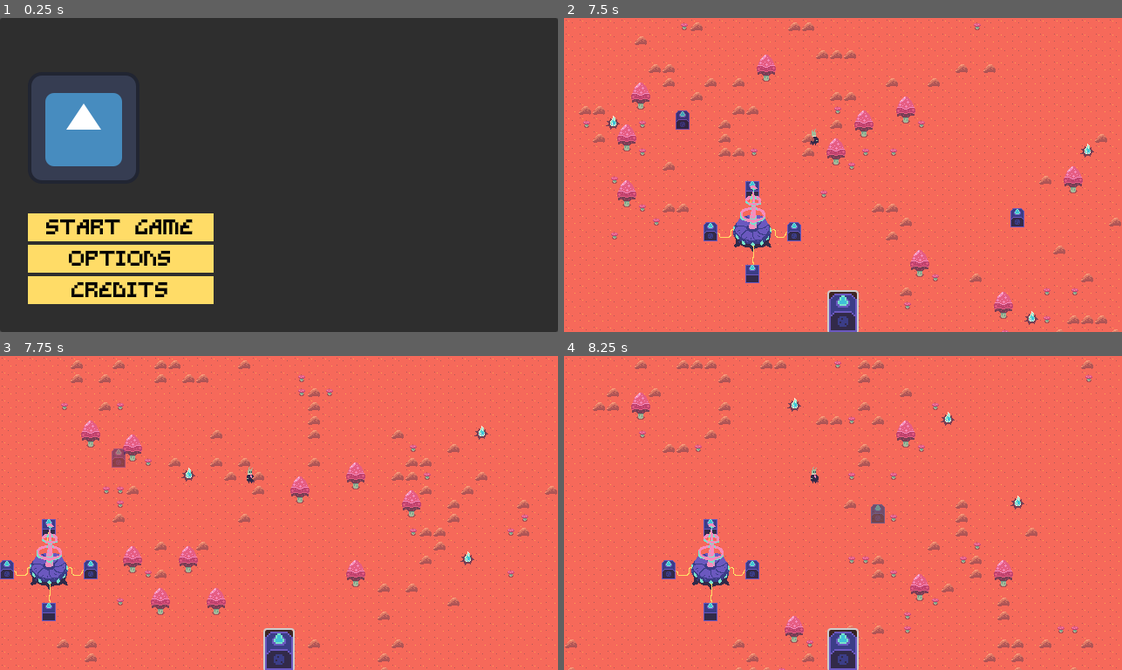
Above: before the commit, frames 1-4 (two rows, left to right).
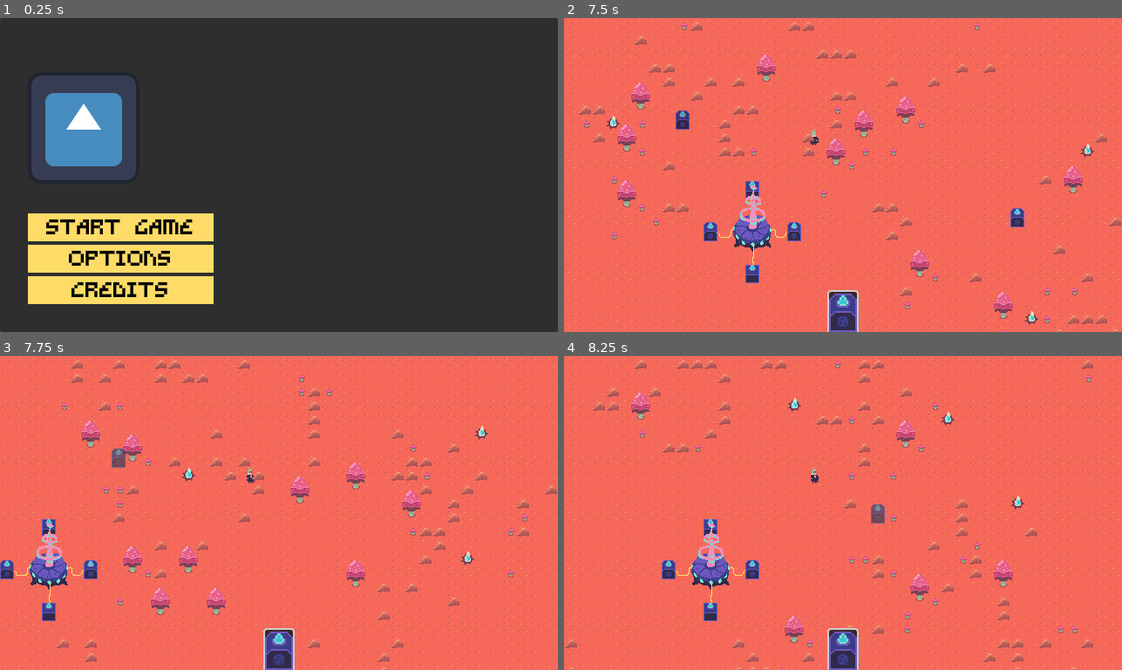
Above: after the commit, the same moments.

Repository: themoonforge/nebula-fm
Game: Godot game, scene res://scenes/ui/main_menu.tscn
The game is run twice, just before and just after one commit, with the same random seed, the same clock (stepped at 60 frames per second) and the same inputs. The engine's default icon, where the game draws it, is replaced by a stand-in: a white triangle on a blue panel in a dark square.
Inputs (mouse positions are in pixels of both pictures, inside the frame that each line leads up to):
- Up to frame 1 (0.25 s): no input
- Up to frame 2 (7.5 s): click "Start game" at 0.5 s; move the mouse to (965, 159) at 1.27 s; tap R (generate) at 1.35, 2.3, 2.85, 3.8, 6.6 s; click (965, 159) at 1.55 s; tap Enter at 2, 6.5 s; move the mouse to (731, 190) at 2.02 s; click (731, 190) at 2.1 s; tap Space at 2.75, 7.25 s; move the mouse to (898, 105) at 2.77 s; click (898, 105) at 3.05 s; move the mouse to (815, 237) at 3.52 s; click (815, 237) at 3.6 s; click "C Transformer" at 4.25 s; click "C Transformer" at 5 s; click "C Transformer" at 5.75 s; move the mouse to (1010, 222) at 6.52 s; click (1010, 222) at 6.8 s; move the mouse to (675, 127) at 7.27 s; click (675, 127) at 7.35 s
- Up to frame 3 (7.75 s): tap R (generate) at 7.55 s
- Up to frame 4 (8.25 s): tap Enter at 8 s; move the mouse to (870, 513) at 8.02 s; tap R (generate) at 8.1 s

Frames 1-2 are identical in both runs. In frame 3, 0.1% of the frame differs, in the area x 20-23%, y 29-36%; in frame 4, nothing differs.

Commit message:
add temporary checks during map gen, fix ysort for tiles

Diff:
--- a/scenes/note_source/note_source.tscn
+++ b/scenes/note_source/note_source.tscn
@@ -4,9 +4,11 @@
 [ext_resource type="TileSet" uid="uid://cbb4sityyi4us" path="res://tileset/tileset.tres" id="2_0rh23"]
 
 [node name="NoteSource" type="Node2D"]
+y_sort_enabled = true
 script = ExtResource("1_bd72m")
 
 [node name="Tiles" type="TileMapLayer" parent="."]
 unique_name_in_owner = true
+y_sort_enabled = true
 tile_map_data = PackedByteArray(0, 0, 0, 0, 0, 0, 2, 0, 8, 0, 9, 0, 0, 0)
 tile_set = ExtResource("2_0rh23")
--- a/scenes/transformer/c_transformer/c_transformer.tscn
+++ b/scenes/transformer/c_transformer/c_transformer.tscn
@@ -11,10 +11,12 @@
 size = Vector2(16, 16)
 
 [node name="CTransformer" type="Node2D"]
+y_sort_enabled = true
 script = ExtResource("1_qc5ji")
 
 [node name="Sprite2D" type="Sprite2D" parent="."]
 unique_name_in_owner = true
+y_sort_enabled = true
 texture = SubResource("AtlasTexture_1vr5w")
 centered = false
 offset = Vector2(0, -7)
--- a/scripts/grid_manager/grid_manager.gd
+++ b/scripts/grid_manager/grid_manager.gd
@@ -1,6 +1,7 @@
 extends Node
 
 var used_cells: Array[Vector2i]
+var temporary_cells: Array[Vector2i]
 
 func _on_mark_cell_occupied(cell: Vector2i) -> void:
 	set_cell(cell)
@@ -13,8 +14,20 @@
 
 	return true
 
+func set_temporary_cell(cell: Vector2i) -> bool:
+	if temporary_cells.has(cell):
+		return false
+
+	temporary_cells.append(cell)
+
+	return true
+
 func free_grid() -> void:
 	used_cells = []
+	temporary_cells = []
+
+func free_temporary_cells() -> void:
+	temporary_cells = []
 
 func free_cell(cell: Vector2i) -> bool:
 	if is_cell_free(cell):
@@ -29,7 +42,7 @@
 	return true
 
 func is_cell_free(cell: Vector2i) -> bool:
-	if used_cells.has(cell):
+	if used_cells.has(cell) or (temporary_cells.size() > 0 and temporary_cells.has(cell)):
 		return false
 
 	return true
--- a/scripts/map/map.gd
+++ b/scripts/map/map.gd
@@ -73,6 +73,8 @@
 	_place_note_sources(3)
 	_place_with_noise(obstacles_layer, Tiles.SOURCE_0, Tiles.ROCK_SMALL, Vector2(0.2, 0.25))
 	_place_patterns(obstacles_layer, tree_pattern_choices, Vector2(0.25, 0.3))
+
+	GridManager.free_temporary_cells()
 
 func _generate_noise() -> void:
 	noise_texture.noise.seed = randi()
@@ -242,7 +244,11 @@
 
 	for pattern_cell in pattern.get_used_cells():
 		var cell_in_world: Vector2i = cell + pattern_cell
-		GridManager.set_cell(cell_in_world)
+
+		if is_meta_tile(layer, cell_in_world, &"is_obstacle"):
+			GridManager.set_cell(cell_in_world)
+		elif is_meta_tile(layer, cell_in_world, &"is_generation_blocked"):
+			GridManager.set_temporary_cell(cell_in_world)
 
 	return true
 
@@ -268,6 +274,8 @@
 
 	if is_meta_tile(layer, cell, &"is_obstacle"):
 		GridManager.set_cell(cell)
+	elif is_meta_tile(layer, cell, &"is_generation_blocked"):
+		GridManager.set_temporary_cell(cell)
 
 	return true
 
@@ -277,8 +285,8 @@
 		return false
 
 	if tile_data && tile_data.has_custom_data(meta_name):
-		var is_obstacle: bool = tile_data.get_custom_data(meta_name)
-		if is_obstacle:
+		var is_meta: bool = tile_data.get_custom_data(meta_name)
+		if is_meta:
 			return true
 
 	return false
--- a/tileset/tileset.tres
+++ b/tileset/tileset.tres
@@ -140,21 +140,24 @@
 9:8/0 = 0
 10:7/0 = 0
 0:14/0 = 0
-0:14/0/custom_data_0 = true
+0:14/0/custom_data_2 = true
 1:14/0 = 0
 1:14/0/custom_data_0 = true
+1:14/0/custom_data_2 = true
 2:14/0 = 0
-2:14/0/custom_data_0 = true
+2:14/0/custom_data_2 = true
 1:15/0 = 0
-1:15/0/custom_data_0 = true
+1:15/0/y_sort_origin = -16
+1:15/0/custom_data_2 = true
 0:15/0 = 0
-0:15/0/custom_data_0 = true
+0:15/0/custom_data_2 = true
 2:15/0 = 0
-2:15/0/custom_data_0 = true
+2:15/0/custom_data_2 = true
 1:13/0 = 0
-1:13/0/custom_data_0 = true
+1:13/0/custom_data_2 = true
 2:16/0 = 0
 2:16/0/custom_data_0 = true
+2:16/0/custom_data_2 = true
 3:15/0 = 0
 13:3/0 = 0
 13:3/0/custom_data_0 = true
@@ -232,6 +235,8 @@
 custom_data_layer_0/type = 1
 custom_data_layer_1/name = "is_note_source"
 custom_data_layer_1/type = 1
+custom_data_layer_2/name = "is_generation_blocked"
+custom_data_layer_2/type = 1
 sources/0 = SubResource("TileSetAtlasSource_lnu2h")
 sources/1 = SubResource("TileSetAtlasSource_0w1j7")
 sources/2 = SubResource("TileSetAtlasSource_difrn")
